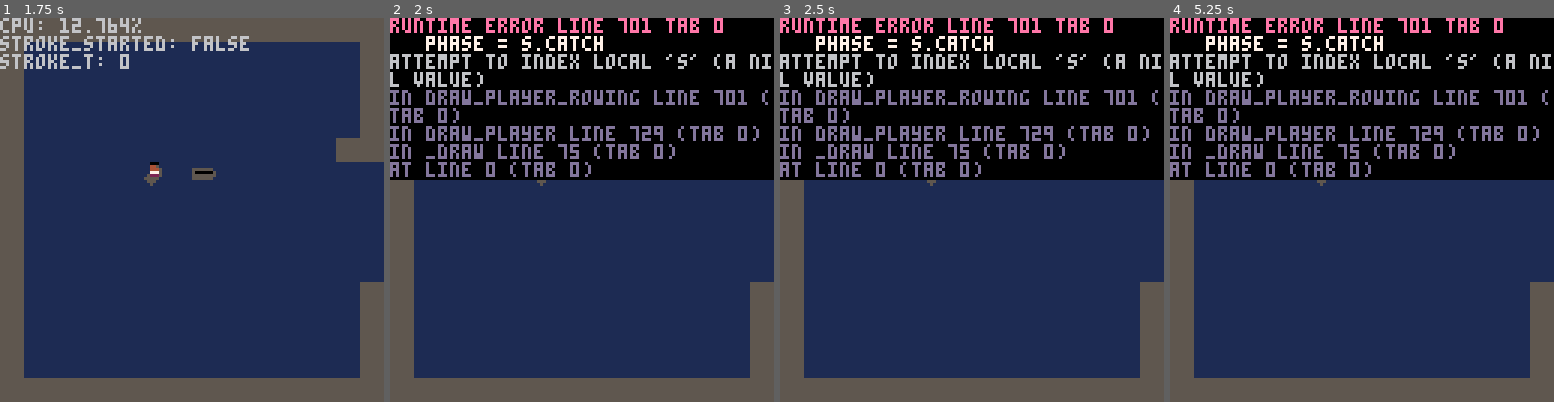
Above: before the commit, frames 1-4 (left to right).
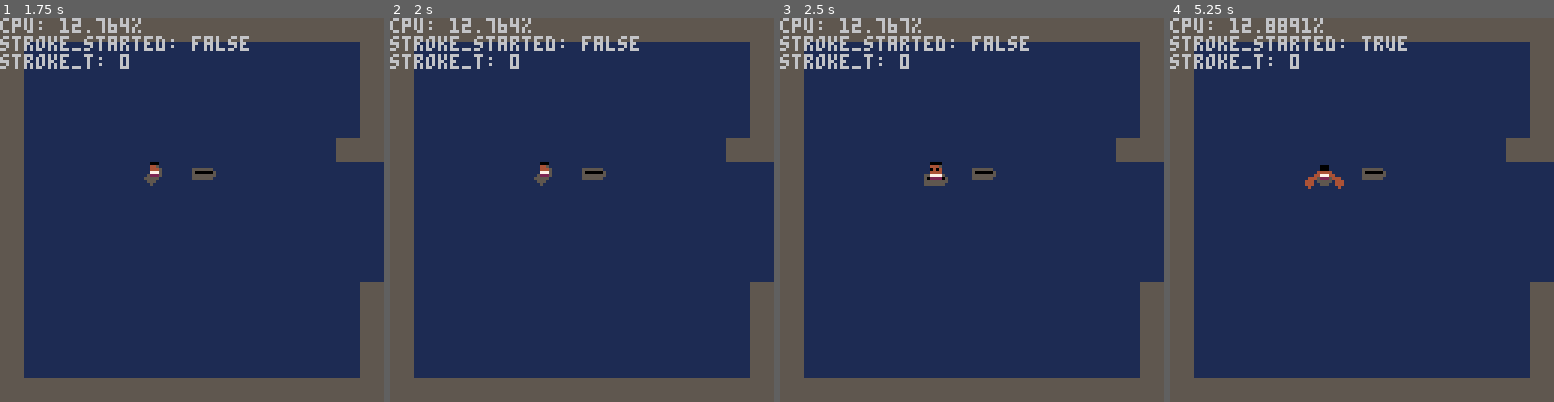
Above: after the commit, the same moments.

Repository: frojo/pico8
Game: PICO-8 cartridge carts/adventure.p8
Same seed, same stepped clock (60 frames per second), same inputs: the game is played once before the commit and once after it.
Inputs:
- Up to frame 1 (1.75 s): tap X (X key) at 0.33, 1.07 s; tap O (Z key) at 0.7, 1.7 s; hold Right from 1.6 s (still down)
- Up to frame 2 (2 s): keep holding Right; tap X (X key) at 1.85 s
- Up to frame 3 (2.5 s): release Right at 2.1 s; tap O (Z key) at 2.1 s; hold Up 2.15-2.42 s; hold Right from 2.47 s (still down)
- Up to frame 4 (5.25 s): tap O (Z key) every 0.4 s from 2.5 to 4.9 s; tap X (X key) at 2.97, 4.08, 5.2 s; release Right at 3.03 s; hold Left 3.08-3.58 s; hold Down 3.63-3.97 s; hold Right 4.02-4.68 s; hold Up 4.73-5.03 s; hold Left from 5.08 s (still down)

Frame 1 is identical in both runs. In frame 2, 42% of the frame differs, in the area x 0-100%, y 0-43%; in frame 3, 42%; in frame 4, 42%, in the area x 0-100%, y 0-45%.
Error before the commit: runtime error line 701 tab 0; phase = s.catch; attempt to index local 's' (a nil value)

Commit message:
okay 4 cardinal directions are working for rowing anim woo

Diff:
--- a/carts/adventure.p8
+++ b/carts/adventure.p8
@@ -518,9 +518,31 @@
 	-- east and west have the same params for left and right oars
 	-- because they only animate one oar when rowing
 	oar_anim.east = init_oar_dir_spr_params(
-			  1, 4, false, false, 1, 4, false, false,
+			  0, 4, false, false, 0, 4, false, false,
 			  0, 4, false, false, 0, 4, false, false,
 			  -2, 4, true, false, -2, 4, true, false)
+	oar_anim.west= init_oar_dir_spr_params(
+			  0, 4, true, false, 0, 4, true, false,
+			  1, 4, false, false, 1, 4, false, false,
+			  2, 4, false, false, 2, 4, false, false)
+
+
+	oar_anim.ne = init_oar_dir_spr_params(
+			  1, 4, true, false, 100, 100, false, false,
+			  0, 4, false, false, 100, 100, false, false,
+			  -2, 4, false, false, 100, 100, true, false)
+	oar_anim.nw = init_oar_dir_spr_params(
+			  1, 4, true, false, 100, 100, false, false,
+			  0, 4, false, false, 100, 100, false, false,
+			  -2, 4, false, false, 100, 100, true, false)
+	oar_anim.sw = init_oar_dir_spr_params(
+			  1, 4, true, false, 100, 100, false, false,
+			  0, 4, false, false, 100, 100, false, false,
+			  -2, 4, false, false, 100, 100, true, false)
+	oar_anim.se = init_oar_dir_spr_params(
+			  1, 4, true, false, 100, 100, false, false,
+			  0, 4, false, false, 100, 100, false, false,
+			  -2, 4, false, false, 100, 100, true, false)
 
 
 	return oar_anim
